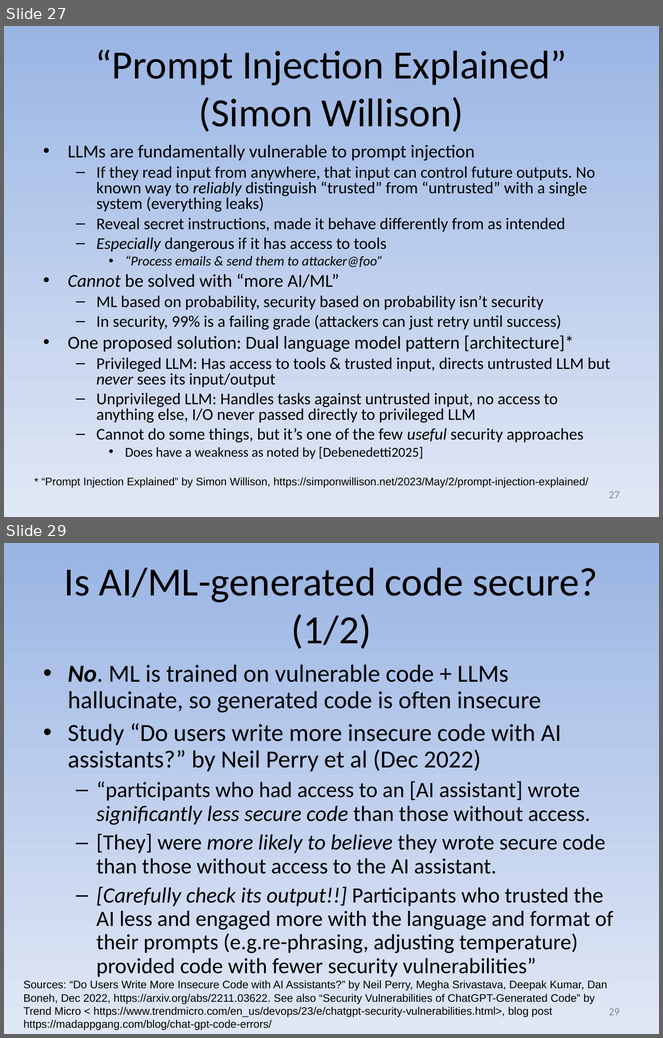
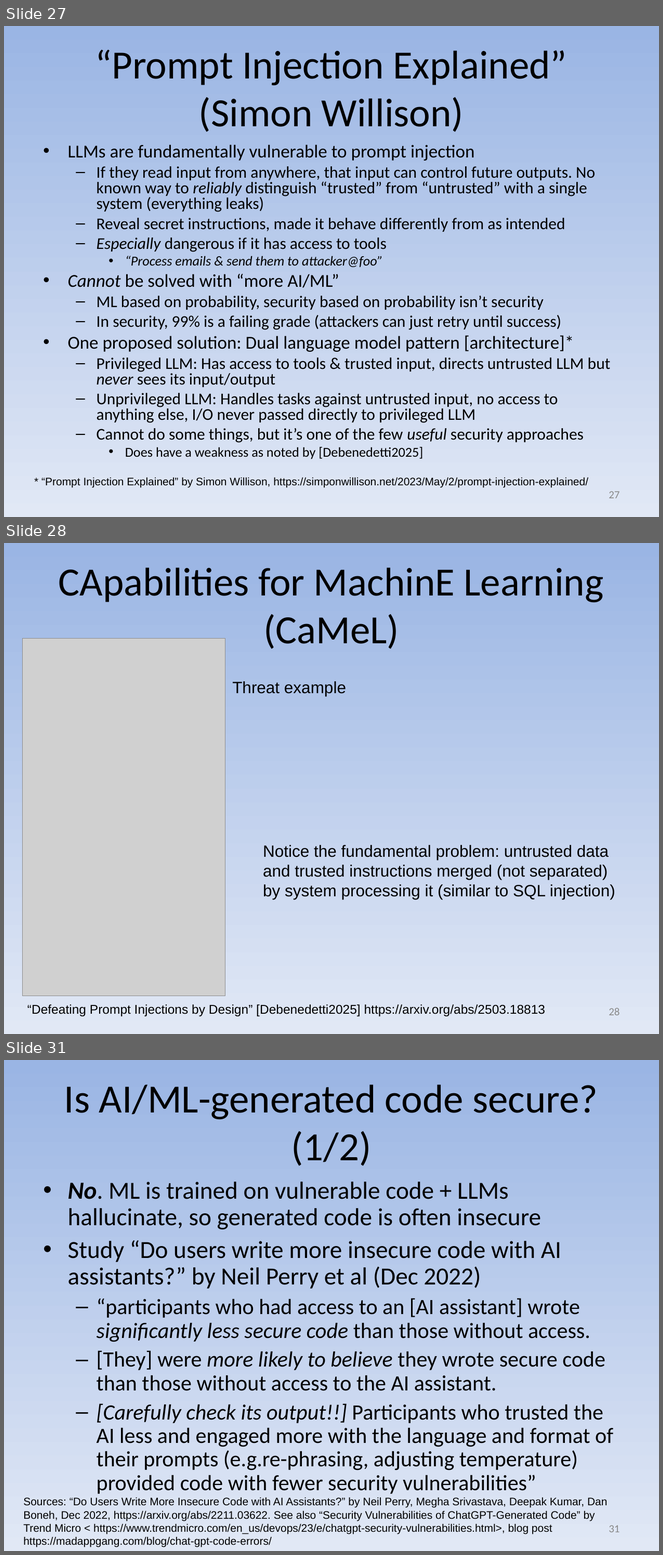
Before and after one commit to david-a-wheeler/david-a-wheeler.github.io, a slide deck: secure-class/presentations/AI-ML-Security.ppt. Shown one above the other, each under a label of ours: slides 27 and 29 before the commit, slides 27, 28 and 31 after it; the slides between them are not shown. The pictures are 663x1038 and 663x1555 pixels, drawn with LibreOffice and Linux fonts; fonts in the diff are those of the drawing; grey boxes stand for pictures. Boxes give left, top, right and bottom in pixels: in the first picture for what was removed or moved away, otherwise in the second. Text is boxed around its words. In the diff, an @@ line names an element or a change of style, - is before the commit and + after.

```diff
--- a/secure-class/presentations/AI-ML-Security.ppt
+++ b/secure-class/presentations/AI-ML-Security.ppt
@@ slide 28 added at bbox=[4, 543, 659, 1034], background gradient #9AB5E4 to #E1E8F5 @@
@@ title added at bbox=[59, 567, 604, 649], 44 pt, text #000000 @@
+CApabilities for MachinE Learning (CaMeL)
@@ picture added at bbox=[22, 639, 226, 996] @@
@@ text added at bbox=[232, 681, 346, 696], 18 pt, text #000000 @@
+Threat example
@@ text added at bbox=[263, 845, 616, 900], 18 pt, text #000000 @@
+Notice the fundamental problem: untrusted data
+and trusted instructions merged (not separated)
+by system processing it (similar to SQL injection)
@@ text added at bbox=[27, 1005, 546, 1017], 14 pt, text #000000 @@
+“Defeating Prompt Injections by Design” [Debenedetti2025] https://arxiv.org/abs/2503.18813
@@ page number added at bbox=[609, 1008, 620, 1016], 12 pt, text #898989 @@
+28
@@ what was slide 29 is now slide 31 @@
@@ page number at bbox=[609, 1525, 620, 1533]: text changed @@
-29
+31
```
Also in this commit, not shown: 2 slides changed, 1 other slide added.
